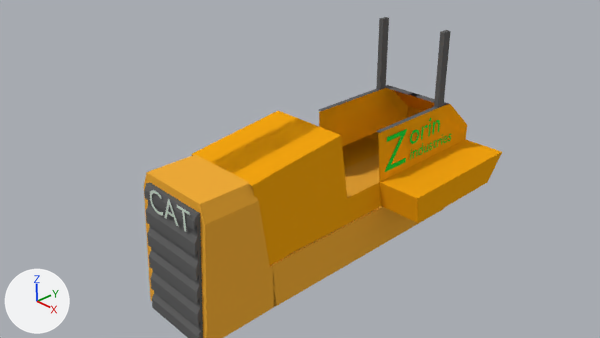
The Blender file Models/Vehicles/Land/CaterpillarD7R/CaterpillarD7R.blend: old version first, new version second.
The view is the same before and after, from the file's camera 'Camera'. Arrows for +X, +Y and +Z are at lower left; the lights stay in place.

The scene before the commit, as lines of its bpy script (objects in view):
```python
me_cube_002 = bpy.data.meshes.new('Cube.002')
me_cube_002.from_pydata(...)  # 72 vertices, 70 faces; spans x -1.0..1.0, y -1.67..1.0, z -1.09..1.0
me_cube_002.materials.append(mat_radiatorblack)  # dark grey #636363
me_plane = bpy.data.meshes.new('Plane')
me_plane.from_pydata(...)  # 62 vertices, 38 faces; spans x -5.9..5.9, y -1.0..22.7, z -2.2..0.0
me_plane.materials.append(mat_yellowb)  # orange #f3a511
me_plane_001 = bpy.data.meshes.new('Plane.001')
me_plane_001.from_pydata(...)  # 18 vertices, 10 faces; spans x -1.0..8.3, y -23.4..1.0, z 0.0..1.4
me_plane_001.materials.append(mat_radiatorblack)  # dark grey #636363
ob_cabin = bpy.data.objects.new('Cabin', me_plane)
ob_cabin.parent = ob_caterpillard7r
ob_cabin.matrix_parent_inverse = Matrix(((1.0, 0.0, 0.0, 0.0), (0.0, 1.0, 0.0, -1.353), (0.0, 0.0, 1.0, 0.0), (0.0, 0.0, 0.0, 1.0)))
ob_cabin.location = (0.00897, -0.993, 0.879)
ob_cabin.rotation_euler = (0.137, 0.0, 0.0)  # degrees (7.8, 0, 0)
ob_cabin.scale = (0.276, 0.231, 1.0)
ob_radiator = bpy.data.objects.new('radiator', me_cube_002)
ob_radiator.parent = ob_caterpillard7r
ob_radiator.matrix_parent_inverse = Matrix(((1.0, 0.0, 0.0, 0.0), (0.0, 1.0, 0.0, -1.353), (0.0, 0.0, 1.0, 0.0), (0.0, 0.0, 0.0, 1.0)))
ob_radiator.location = (0.0431, -2.159, -0.38)
ob_radiator.rotation_euler = (-0.0601, 0.0, 0.0)  # degrees (-3.4, 0, 0)
ob_radiator.scale = (0.657, 0.0714, 1.09)
ob_topcabin = bpy.data.objects.new('topCabin', me_plane_001)
ob_topcabin.parent = ob_caterpillard7r
ob_topcabin.matrix_parent_inverse = Matrix(((1.0, 0.0, 0.0, 0.0), (0.0, 1.0, 0.0, -1.353), (0.0, 0.0, 1.0, 0.0), (0.0, 0.0, 0.0, 1.0)))
ob_topcabin.location = (-0.00814, 3.62, 0.81)
ob_topcabin.scale = (0.0928, 0.0833, 1.0)
_m = ob_topcabin.modifiers.new('Mirror', 'MIRROR')
# also in view: 'body' at (0.0, 0.79, -0.36)
```
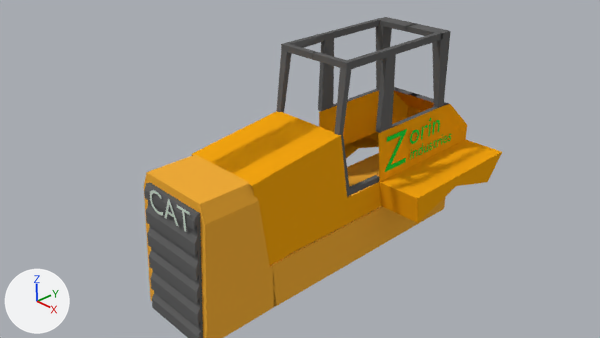
What the commit changed:
me_plane_001 is used by ob_topcabin; parent ob_caterpillard7r; location (-0.00814, 3.62, 0.81); scale (0.0928, 0.0833, 1.0).
me_plane_001 had 18 vertices, 10 faces and spanned x -1.0..8.3, y -23.4..1.0, z 0.0..1.4.
me_plane_001 now has 74 vertices, 66 faces and spans x -1.0..8.3, y -36.0..1.0, z -1.0..1.5.
Part 1, on me_plane_001:
1 vertex is removed from x 7.2, y -3.1, z 1.4.
6 faces are deleted.
1 vertex moves from x 8.3, y -3.1, z 1.4 to x 8.3, y -4.5, z 1.4.
38 vertices are added at x -0.4..8.3, y -36.0..-1.0, z -1.0..1.5.
19 new vertices lie (1.1, 0.0, 0.0) away from vertices in x 7.0..7.2, y -36.0..-3.6, z -1.0..1.5.
62 new faces join them.
me_plane is used by ob_cabin; parent ob_caterpillard7r; location (0.00897, -0.993, 0.879); rotation (0.137, 0.0, 0.0), in degrees (7.8, 0, 0); scale (0.276, 0.231, 1.0).
me_plane had 62 vertices, 38 faces and spanned x -5.9..5.9, y -1.0..22.7, z -2.2..0.0.
me_plane now has 72 vertices, 46 faces and spans x -5.9..5.9, y -1.0..22.7, z -2.2..0.0.
Part 2, on me_plane:
8 faces are deleted.
10 vertices are added at x -5.9..5.9, y 15.0..16.7, z -1.8..-0.6.
16 new faces join them.

Pixel boxes [x1, y1, x2, y2] of what changed, in the pictures (600 x 338 px):
'Cabin', reshaped: before [192, 88, 502, 265]; after [192, 90, 502, 265]
'topCabin', reshaped (33% wider, 55% taller): before [319, 17, 450, 133]; after [276, 17, 450, 197]
part 2 of me_plane, built on: [319, 90, 502, 223] in both
